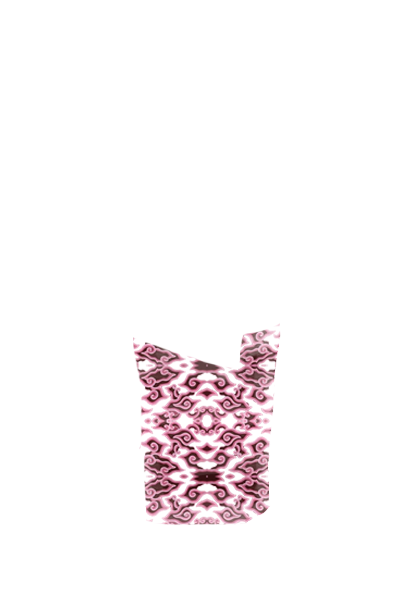
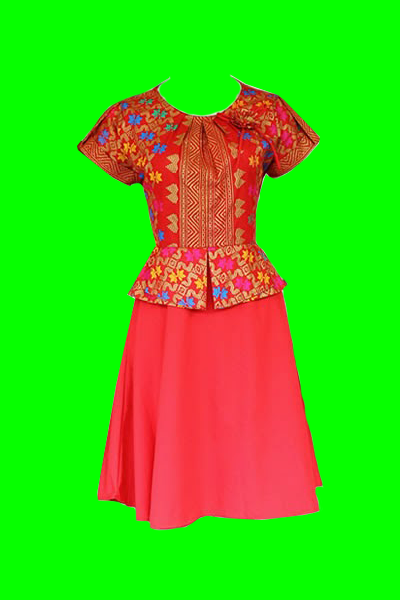
The second (400, 600) image is a revision of the first. Changes to its layers:
moved "desain2_3" into group "desain3", painted on it over left=96, top=267, right=325, bottom=529
added layer "Layer 2" above "Rectangle 1" over left=77, top=38, right=325, bottom=531
showed "Rectangle 1", painted on it over left=0, top=0, right=400, bottom=600
